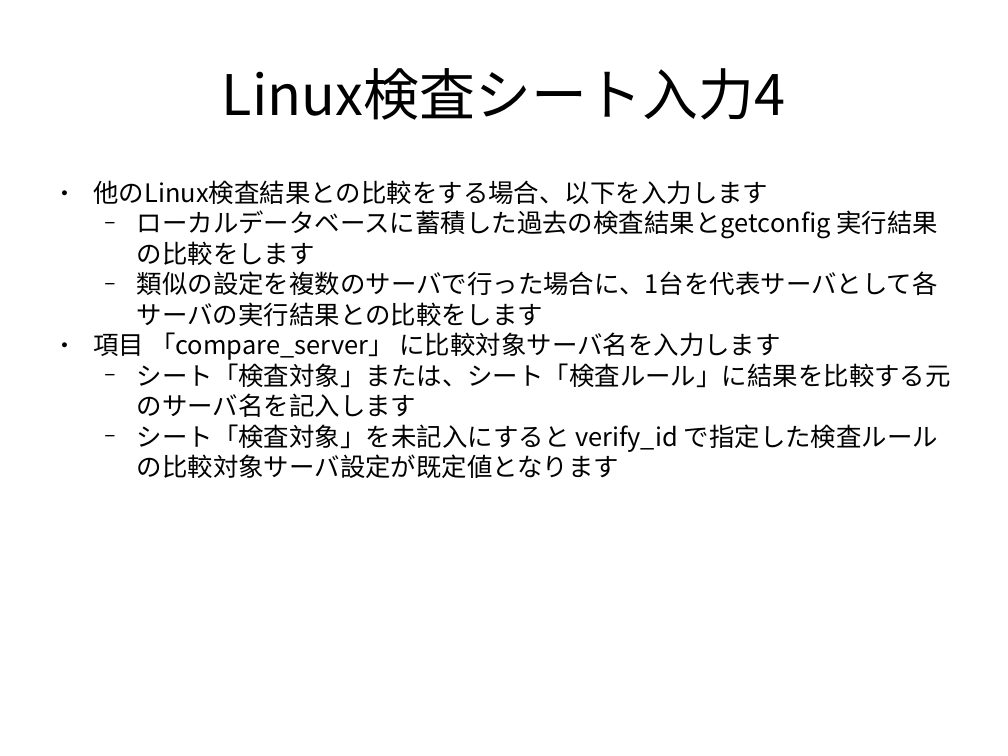
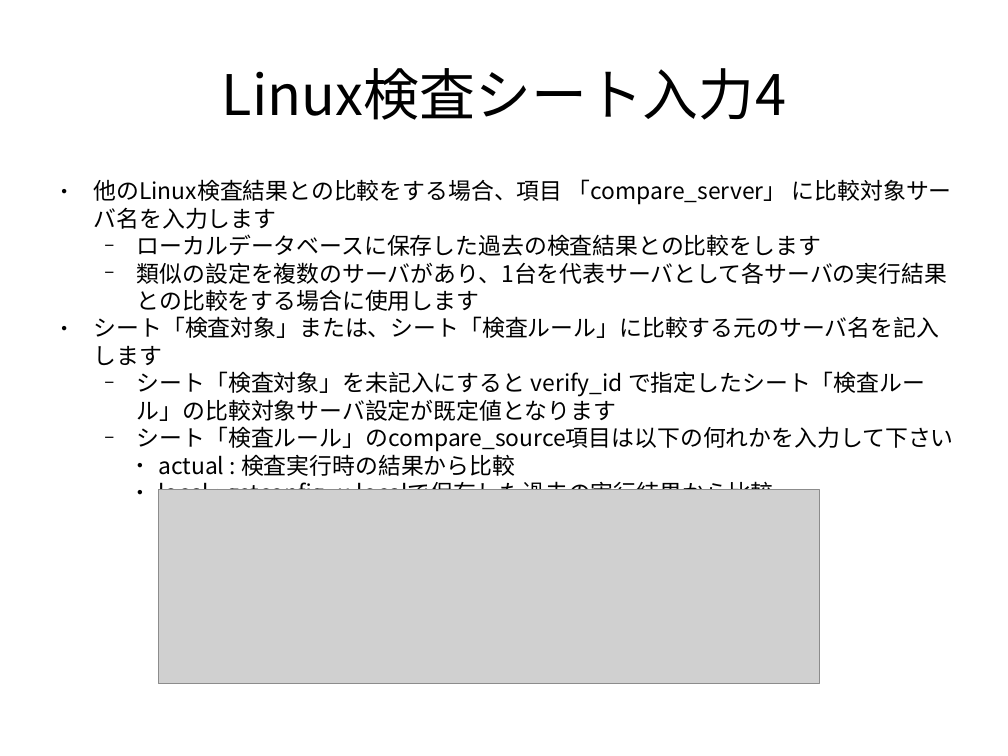
Before and after one commit to frsw3nr/gradle-server-acceptance, a slide deck: slide 22 of docs/jp/tutorial_test_pc.pptx. Drawn at 1008x756 pixels with LibreOffice and Linux fonts; fonts in the diff are those of the drawing; grey boxes stand for pictures. Boxes give left, top, right and bottom in pixels: in the first picture for what was removed or moved away, otherwise in the second. Text is boxed around its words. In the diff, an @@ line names an element or a change of style, - is before the commit and + after.

```diff
--- a/docs/jp/tutorial_test_pc.pptx
+++ b/docs/jp/tutorial_test_pc.pptx
@@ text at box(94, 179, 954, 507): text changed; size 20 to 18 pt @@
-● 他のLinux検査結果との比較をする場合、以下を入力します
-  − ローカルデータベースに蓄積した過去の検査結果とgetconfig 実行結果の比較をします
-  − 類似の設定を複数のサーバで行った場合に、1台を代表サーバとして各サーバの実行結果との比較をします
-● 項目 「compare_server」 に比較対象サーバ名を入力します
-  − シート「検査対象」または、シート「検査ルール」に結果を比較する元のサーバ名を記入します
-  − シート「検査対象」を未記入にすると verify_id で指定した検査ルールの比較対象サーバ設定が既定値となります
+● 他のLinux検査結果との比較をする場合、項目 「compare_server」 に比較対象サーバ名を入力します
+  − ローカルデータベースに保存した過去の検査結果との比較をします
+  − 類似の設定を複数のサーバがあり、1台を代表サーバとして各サーバの実行結果との比較をする場合に使用します
+● シート「検査対象」または、シート「検査ルール」に比較する元のサーバ名を記入します
+  − シート「検査対象」を未記入にすると verify_id で指定したシート「検査ルール」の比較対象サーバ設定が既定値となります
+  − シート「検査ルール」のcompare_source項目は以下の何れかを入力して下さい
+        ● actual : 検査実行時の結果から比較
+        ● local : getconfig -u localで保存した過去の実行結果から比較
@@ picture added at box(158, 490, 820, 684) @@
```
Also in this commit, not shown: 16 other slides changed, 8 slides added, 10 other files.
